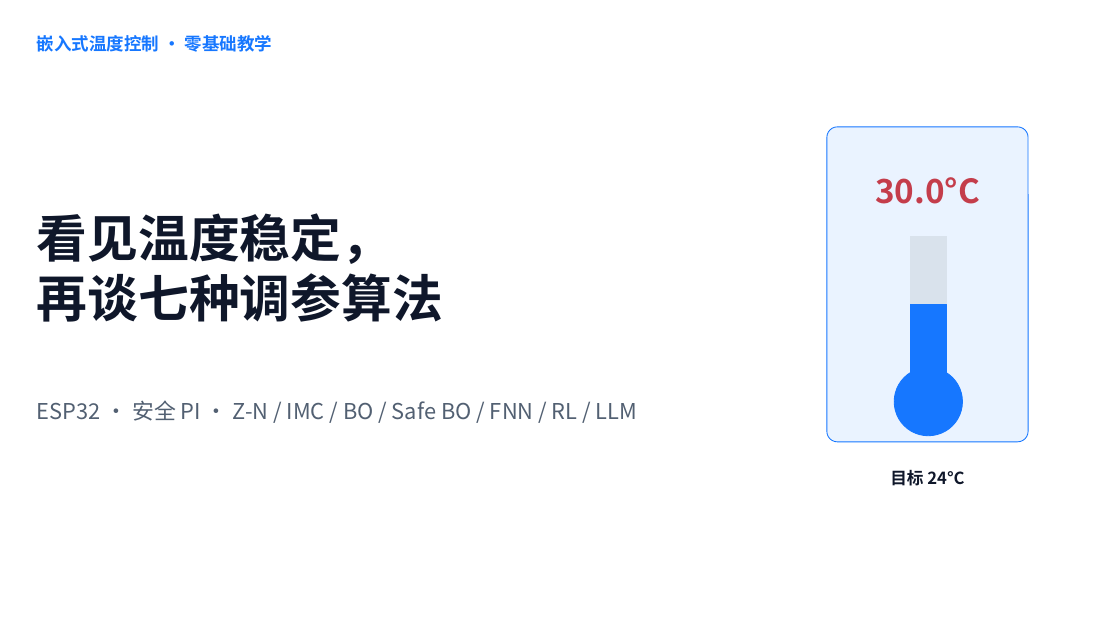
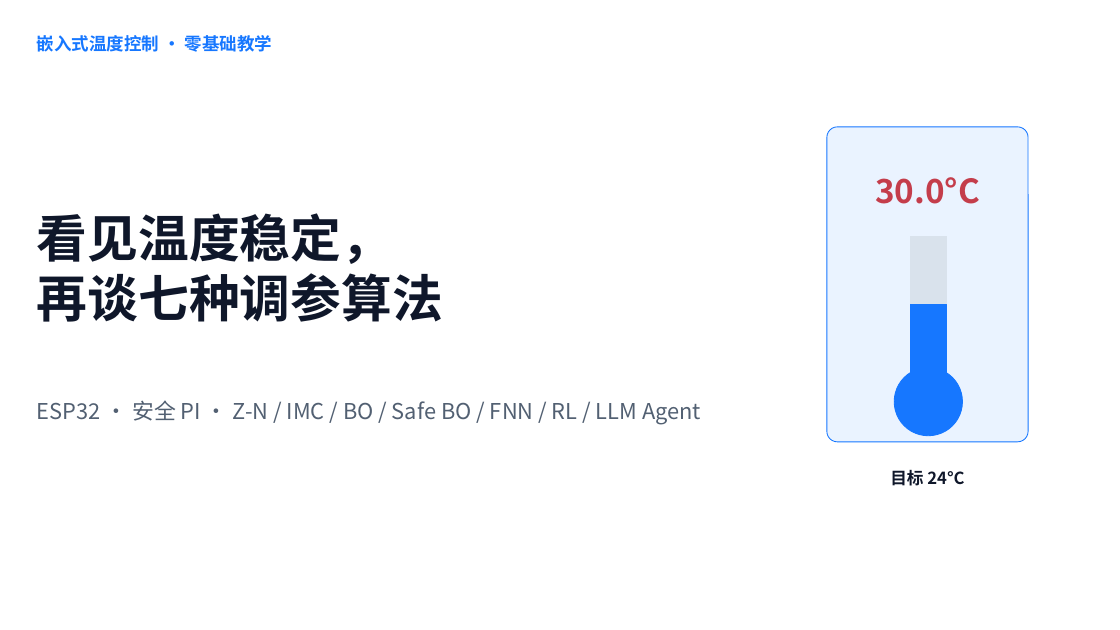
Before and after one commit to HlinForest/hvac-ai-pid-demo, a slide deck: slide 1 of outputs_embedded_demo/ESP32_七算法温度闭环_零基础教学.pptx. Drawn at 1120x630 pixels with LibreOffice and Linux fonts; fonts in the diff are those of the drawing. Boxes give left, top, right and bottom in pixels: in the first picture for what was removed or moved away, otherwise in the second. Text is boxed around its words. In the diff, an @@ line names an element or a change of style, - is before the commit and + after.

Commit message:
feat: add tool-using LLM agent auto-tuner

```diff
--- a/outputs_embedded_demo/ESP32_七算法温度闭环_零基础教学.pptx
+++ b/outputs_embedded_demo/ESP32_七算法温度闭环_零基础教学.pptx
@@ text at (37,400,701,425): text changed @@
-ESP32 · 安全 PI · Z-N / IMC / BO / Safe BO / FNN / RL / LLM
+ESP32 · 安全 PI · Z-N / IMC / BO / Safe BO / FNN / RL / LLM Agent
```
Also in this commit, not shown: 19 other slides changed, 24 other files.
